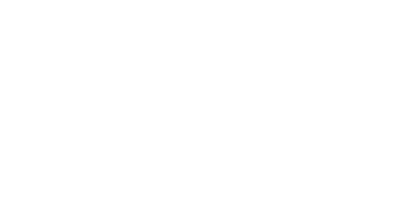
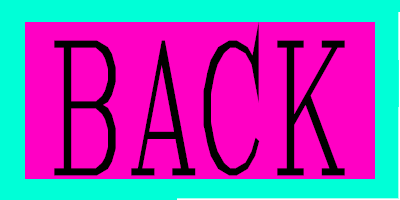
Layered file, before and after one edit (400 × 200). Changes by layer:
added layer "BACK" above "Rectangle 1" over [54,22,345,176]
added layer "Rectangle 1" above "Layer 0" over [25,22,375,179]
painted on "Layer 0" over [0,0,400,200]
